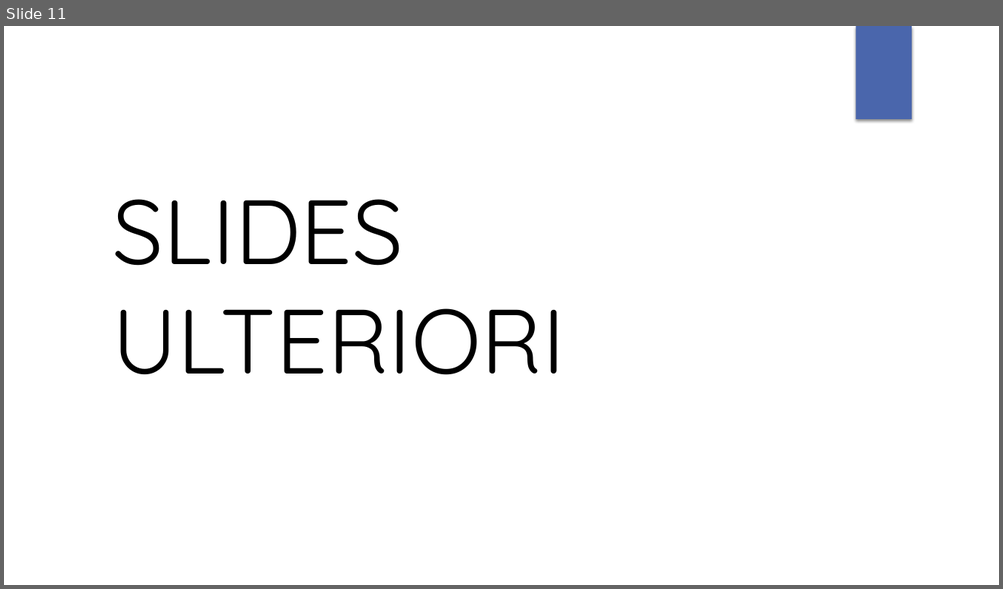
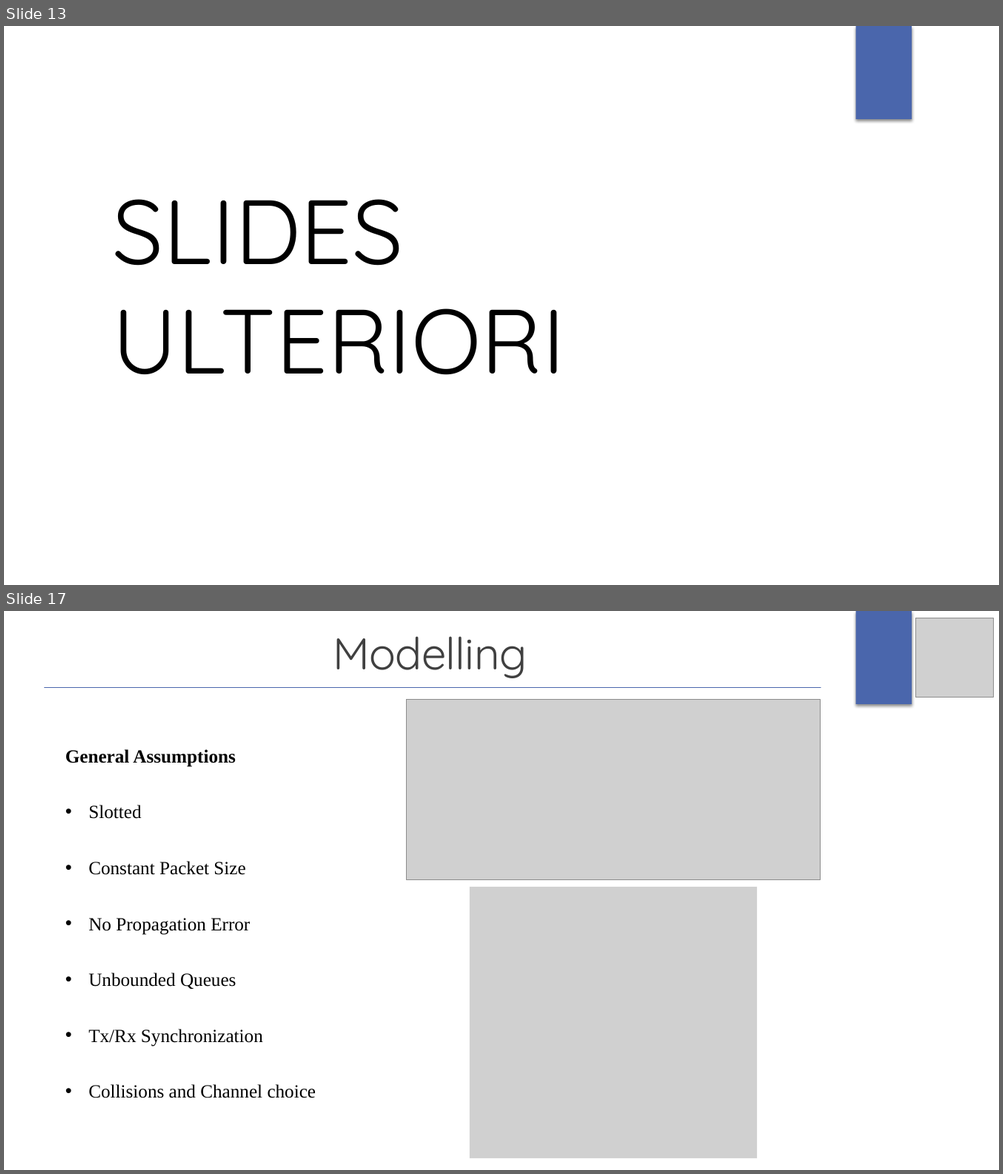
Before and after one commit to gerti98/PerformanceEvaluationGroupProject, a slide deck: Project Presentation/ProjectPresentation.pptx. Shown one above the other, each under a label of ours: slide 11 before the commit, slides 13 and 17 after it; the slides between them are not shown. The pictures are 1003x589 and 1003x1174 pixels, drawn with LibreOffice and Linux fonts; fonts in the diff are those of the drawing; grey boxes stand for pictures. Boxes give left, top, right and bottom in pixels: in the first picture for what was removed or moved away, otherwise in the second. Text is boxed around its words. In the diff, an @@ line names an element or a change of style, - is before the commit and + after.

```diff
--- a/Project Presentation/ProjectPresentation.pptx
+++ b/Project Presentation/ProjectPresentation.pptx
@@ slide 17 added at (4, 611, 999, 1170), background #FFFFFF; not listed: 1 template element that a slide beside it also shows @@
@@ picture added at (916, 618, 993, 697) @@
@@ text added at (333, 636, 526, 678), 42.9 pt, text #404040 @@
+Modelling
@@ line added from (44, 688) to (820, 688), #4A66AC 0.75 pt @@
@@ picture added at (406, 700, 819, 880) @@
@@ text added at (65, 749, 316, 1099), 18 pt, text #000000 @@
+General Assumptions
+• Slotted
+• Constant Packet Size
+• No Propagation Error
+• Unbounded Queues
+• Tx/Rx Synchronization
+• Collisions and Channel choice
@@ picture added at (469, 887, 757, 1159) @@
@@ what was slide 11 is now slide 13 @@
```
Also in this commit, not shown: 5 slides changed, 9 other slides added, 2 slides removed, 15 other files.
